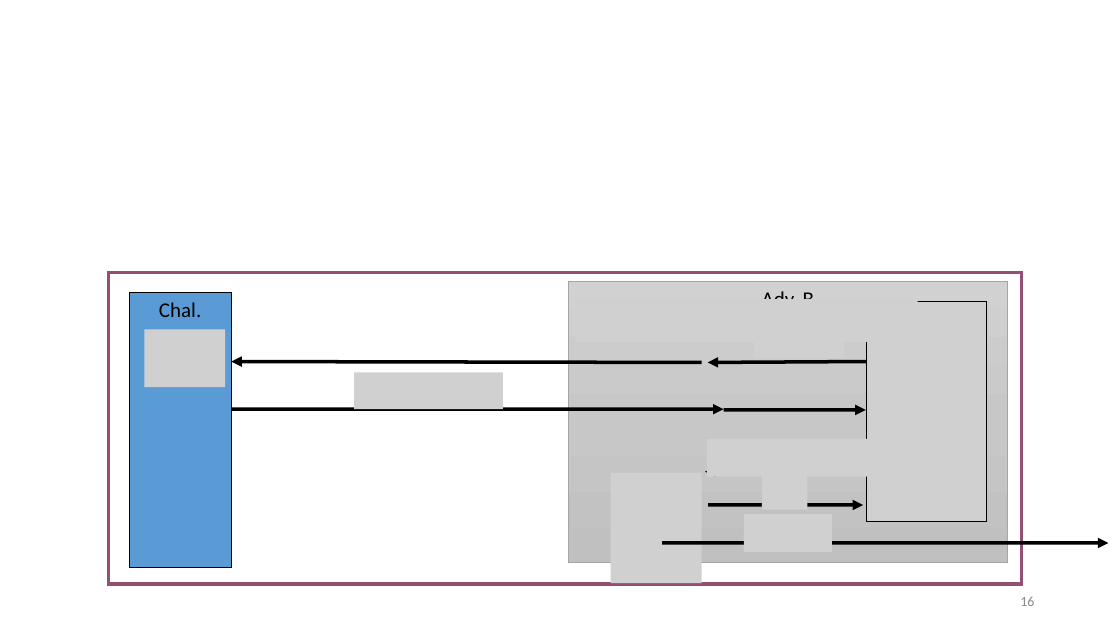
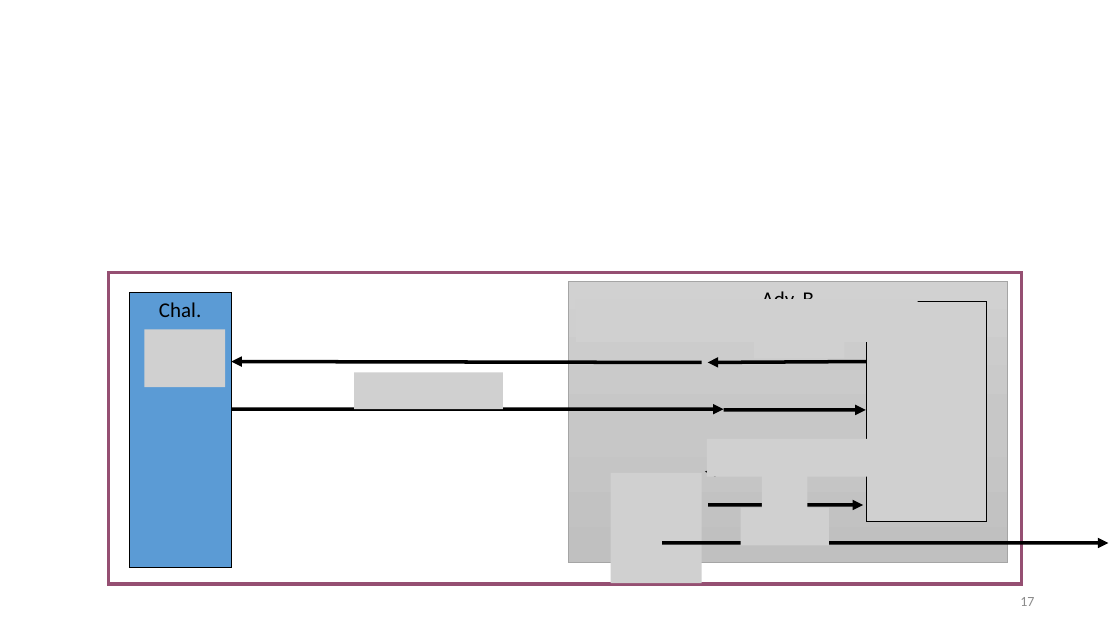
Before and after one commit to GeorgyFirsov-s-forks/CryptoLectures, a slide deck: slide 17 of Lectures/Lecture9.pptx (slide 16 before the commit). Drawn at 1120x630 pixels with LibreOffice and Linux fonts; fonts in the diff are those of the drawing; grey boxes stand for pictures. Boxes give left, top, right and bottom in pixels: in the first picture for what was removed or moved away, otherwise in the second. Text is boxed around its words. In the diff, an @@ line names an element or a change of style, - is before the commit and + after.

```diff
--- a/Lectures/Lecture9.pptx
+++ b/Lectures/Lecture9.pptx
@@ picture: place and size @@
-picture at (744, 514, 832, 552)
+picture at (741, 507, 829, 545)
@@ page number at (1020, 597, 1034, 606): text changed @@
-16
+17
```
Also in this commit, not shown: 6 other slides changed, 1 slide added, 1 other file.
